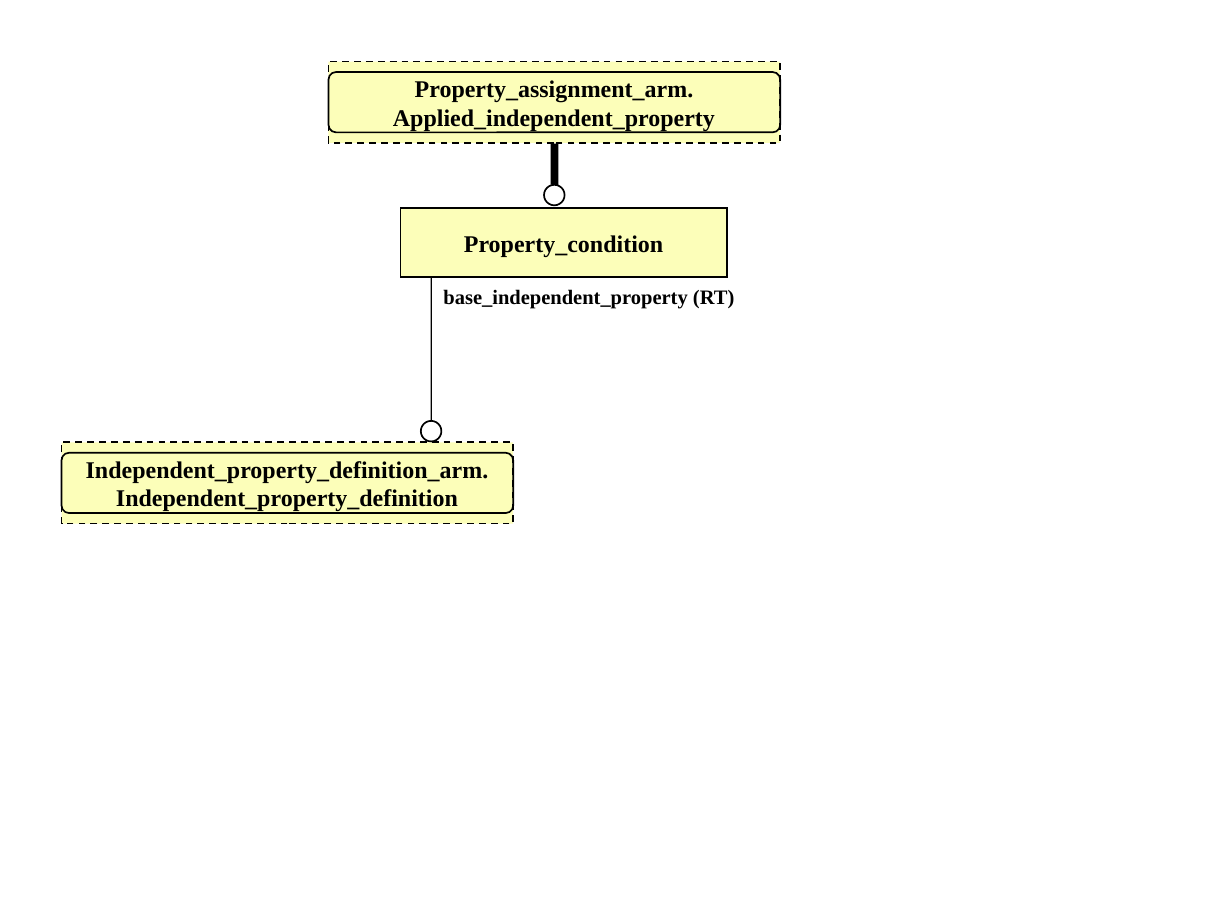
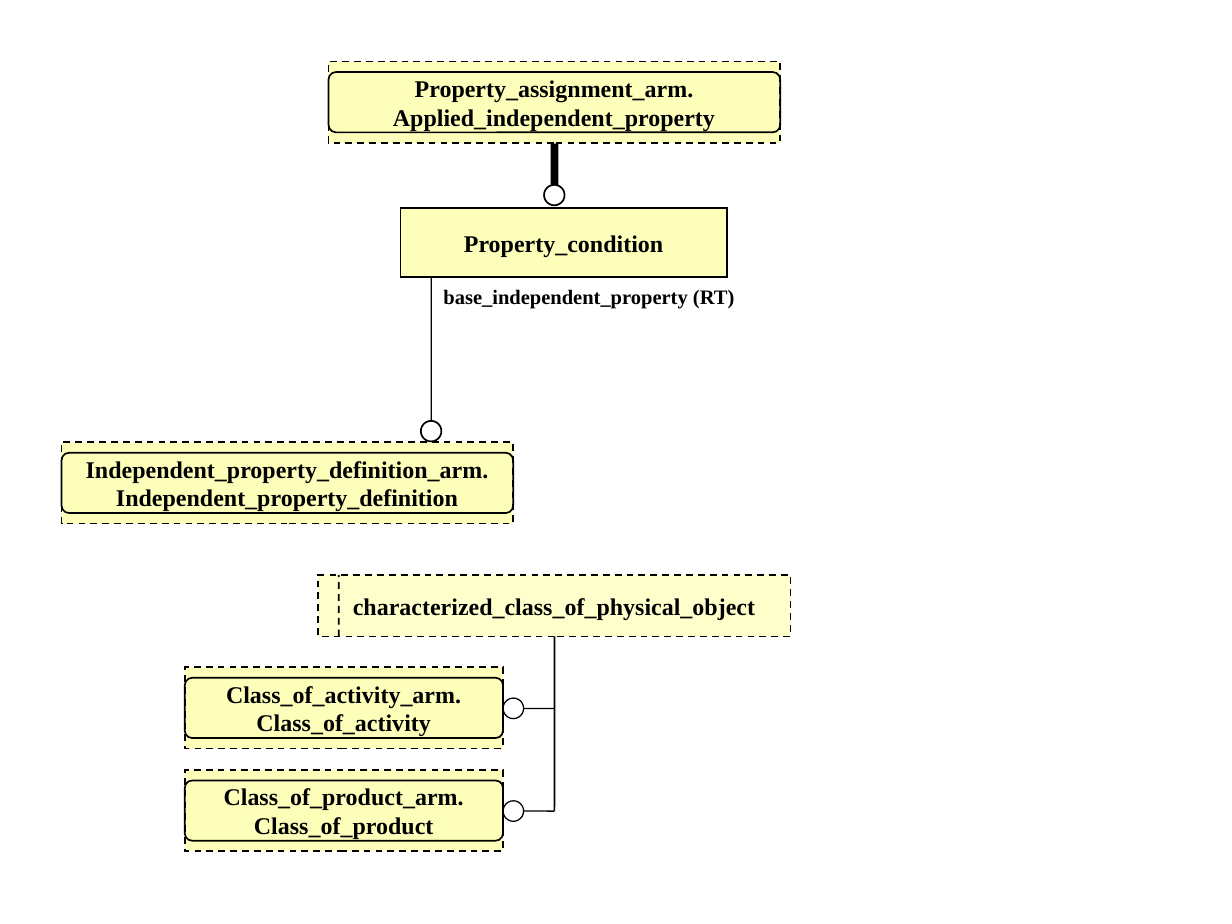
Before and after one commit to starseeker/stepmod_mirror, a slide deck: slide 2 of data/modules/property_condition/property_condition.ppt. Drawn at 1232x924 pixels with LibreOffice and Linux fonts; fonts in the diff are those of the drawing. Boxes give left, top, right and bottom in pixels: in the first picture for what was removed or moved away, otherwise in the second. Text is boxed around its words. In the diff, an @@ line names an element or a change of style, - is before the commit and + after.

```diff
--- a/data/modules/property_condition/property_condition.ppt
+++ b/data/modules/property_condition/property_condition.ppt
@@ rectangle added at <box>318,575,790,637</box>, fill #FFFFCC, outline #000000 0.99 pt dashed, 14 pt, text #000000, bold @@
+characterized_class_of_physical_object
@@ line added from (339, 637) to (339, 575), #000000 0.99 pt dashed @@
@@ line added from (554, 811) to (554, 637), #000000 0.99 pt @@
@@ rectangle added at <box>185,668,503,749</box>, fill #FCFEB9, outline #000000 0.99 pt dashed, 14 pt, text #000000, bold @@
+Class_of_activity_arm.
+Class_of_activity
@@ rounded rectangle added at <box>185,678,503,738</box>, outline #000000 0.99 pt @@
@@ ellipse added at <box>503,699,524,719</box>, fill #FFFFFF, outline #000000 0.74 pt @@
@@ line added from (524, 708) to (554, 708), #000000 0.74 pt @@
@@ rectangle added at <box>185,770,503,851</box>, fill #FCFEB9, outline #000000 0.99 pt dashed, 14 pt, text #000000, bold @@
+Class_of_product_arm.
+Class_of_product
@@ rounded rectangle added at <box>185,781,503,841</box>, outline #000000 0.99 pt @@
@@ ellipse added at <box>503,801,524,822</box>, fill #FFFFFF, outline #000000 0.74 pt @@
@@ line added from (524, 811) to (554, 811), #000000 0.74 pt @@
```
Also in this commit, not shown: 17 other files.
